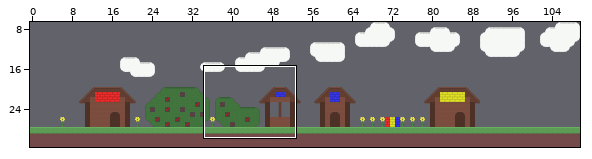
Two states of a Tiled map (JSON), Color Quest/Color Quest/assets/TileMaps/Tutorial.json. Above, an overview of the earlier version with the close-up marked.
Close-up. Old version:
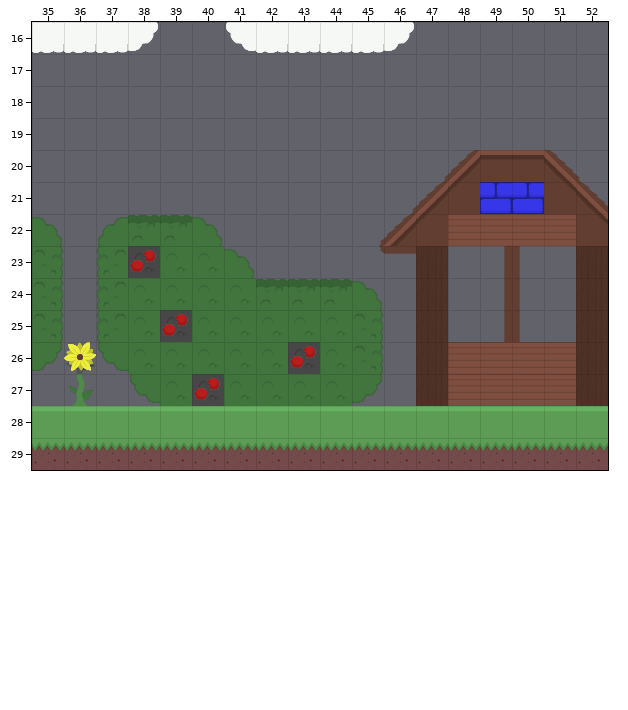
Cells are 32x32 px. Shown: x 35..52, y 16..29. The commit also changed other parts of the map, which this record leaves out.
The same view after the edit:
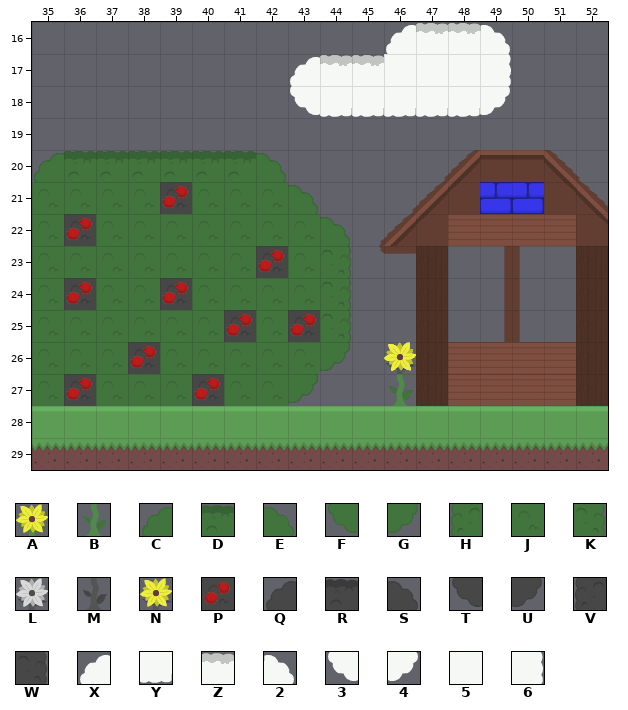
Key: from "color_tiles_2": A 1, B 8, C 28, D 30, E 31, F 32, G 33, H 35, J 36, K 38, L 43, M 50, N 59, P 66, Q 70, R 72, S 73, T 74, U 75, V 77, W 80, X 84, Y 85 flipped up-down, Z 86, 2 87, 3 88, 4 89, 5 92, 6 94.
_ is an empty cell, # one hidden under a higher layer.
Change:
Layer "Ground_1":
y 20: x 36..41 ______ -> RRRRRR
y 22: x 38..39 RR -> __
y 24: x 42..44 RRR -> ___
Layer "Background_1":
y 16: x 35..38 YYY4 -> ____; x 41..46 3YYYY4 -> ______
y 20: x 35..42 ________ -> QRRRRRRS
y 21: x 43 _ -> S
y 22: x 35 S -> #; x 37..40 QRRS -> ####; x 44 _ -> S
y 23: x 35 W -> #; x 37 V -> #; x 41 S -> #; x 44 _ -> W
y 24: x 35 W -> #; x 37 V -> #; x 42..45 RRRS -> ##W_
y 25: x 35 W -> #; x 37 V -> #; x 44..45 #W -> W_
y 26: x 35..37 ULT -> ###; x 44..46 #W_ -> U_L
y 27: x 36 M -> #; x 38 T -> #; x 43..46 ##U_ -> U__M
Layer "Ground_0":
y 16: x 47..48 __ -> ZZ
y 17: x 44..45 __ -> ZZ
y 20: x 36..41 ______ -> DDDDDD
y 22: x 38..39 DD -> __
y 24: x 42..44 DDD -> ___
Layer "Background_0":
y 16: x 35..38 YYY4 -> ____; x 41..49 3YYYY4___ -> _____XZZ2
y 17: x 43..49 _______ -> XZZ5556
y 18: x 43..49 _______ -> 3YYYYY4
y 20: x 35..42 ________ -> CDDDDDDE
y 21: x 35..38 ____ -> JJJJ; x 40..43 ____ -> JJJE
y 22: x 35 E -> J; x 37..44 CDDE____ -> JJJJJJJE
y 23: x 35..38 K_H# -> JJJJ; x 41 E -> J; x 43..44 __ -> JK
y 24: x 35 K -> J; x 37 H -> J; x 39 J -> #; x 42..45 DDDE -> JJK_
y 25: x 35..37 K_H -> JJJ; x 39 # -> J; x 41 J -> #; x 43..45 JJK -> #K_
y 26: x 35..38 GAFJ -> JJJ#; x 43..46 #JK_ -> JG_A
y 27: x 35..38 _B_F -> J#JJ; x 43..46 JJG_ -> G__B
Layer "Yellow":
y 26: x 36 N -> _; x 46 _ -> N
Layer "Red":
y 21: x 39 _ -> P
y 22: x 36 _ -> P
y 23: x 38 P -> _; x 42 _ -> P
y 24: x 36 _ -> P; x 39 _ -> P
y 25: x 39 P -> _; x 41 _ -> P; x 43 _ -> P
y 26: x 38 _ -> P; x 43 P -> _
y 27: x 36 _ -> P
Boxes around the changes in both close-ups, in picture pixels (x1, y1, x2, y2):
removed: (32, 22, 158, 53)
changed: (226, 22, 511, 117)
changed: (32, 151, 416, 406)
